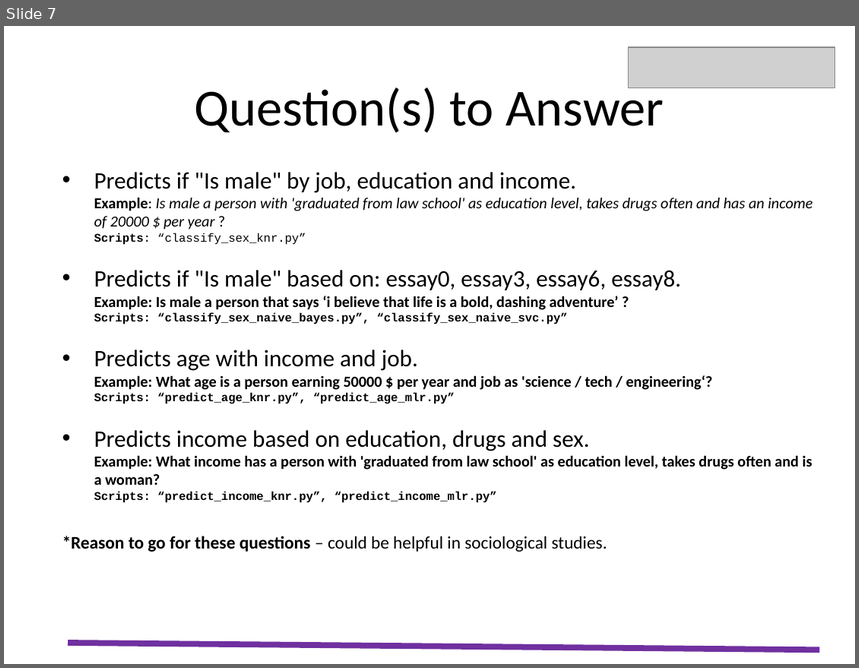
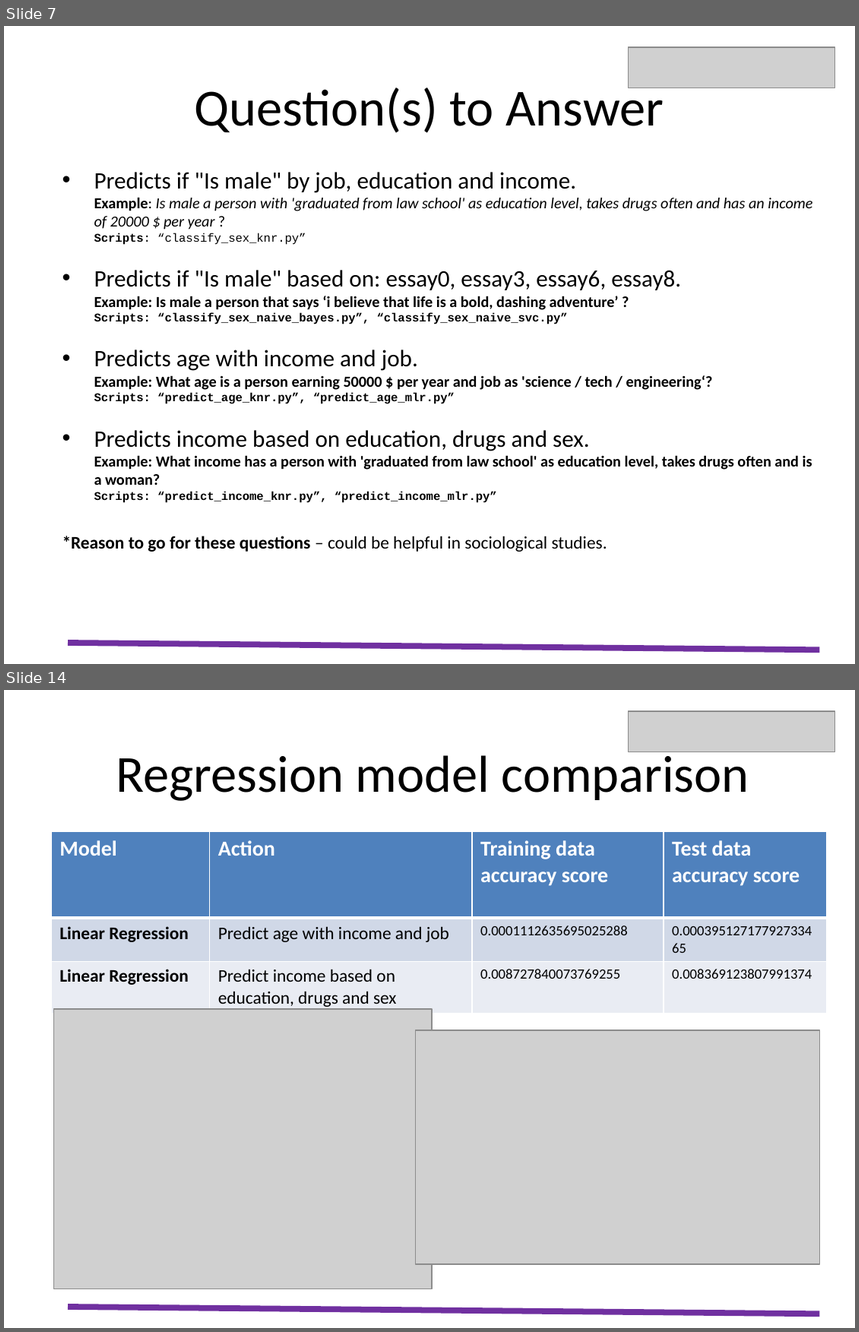
Before and after one commit to eu2004/codecademy_capstone, a slide deck: capstone_starter/resources/Presentation_Emilian_Utma.pptx. Shown one above the other, each under a label of ours: slide 7 before the commit, slides 7 and 14 after it; the slides between them are not shown. The pictures are 859x668 and 859x1332 pixels, drawn with LibreOffice and Linux fonts; fonts in the diff are those of the drawing; grey boxes stand for pictures. Boxes give left, top, right and bottom in pixels: in the first picture for what was removed or moved away, otherwise in the second. Text is boxed around its words. In the diff, an @@ line names an element or a change of style, - is before the commit and + after.

```diff
--- a/capstone_starter/resources/Presentation_Emilian_Utma.pptx
+++ b/capstone_starter/resources/Presentation_Emilian_Utma.pptx
@@ slide 14 added at bbox=[4, 690, 855, 1328], background #FFFFFF @@
@@ picture added at bbox=[628, 711, 835, 752] @@
@@ text added at bbox=[116, 749, 750, 801], 44 pt, text #000000 @@
+Regression model comparison
@@ table added at bbox=[52, 832, 827, 1011], 3 rows, 4 columns @@
+Model | Action | Training data accuracy score | Test data accuracy score
+Linear Regression | Predict age with income and job | 0.0001112635695025288 | 0.00039512717792733465
+Linear Regression | Predict income based on education, drugs and sex | 0.008727840073769255 | 0.008369123807991374
@@ picture added at bbox=[53, 1009, 431, 1289] @@
@@ picture added at bbox=[415, 1030, 819, 1265] @@
@@ line added from (68, 1307) to (819, 1314), #7030A0 5 pt @@
```
Also in this commit, not shown: 2 slides changed, 6 other slides added, 2 slides removed.
